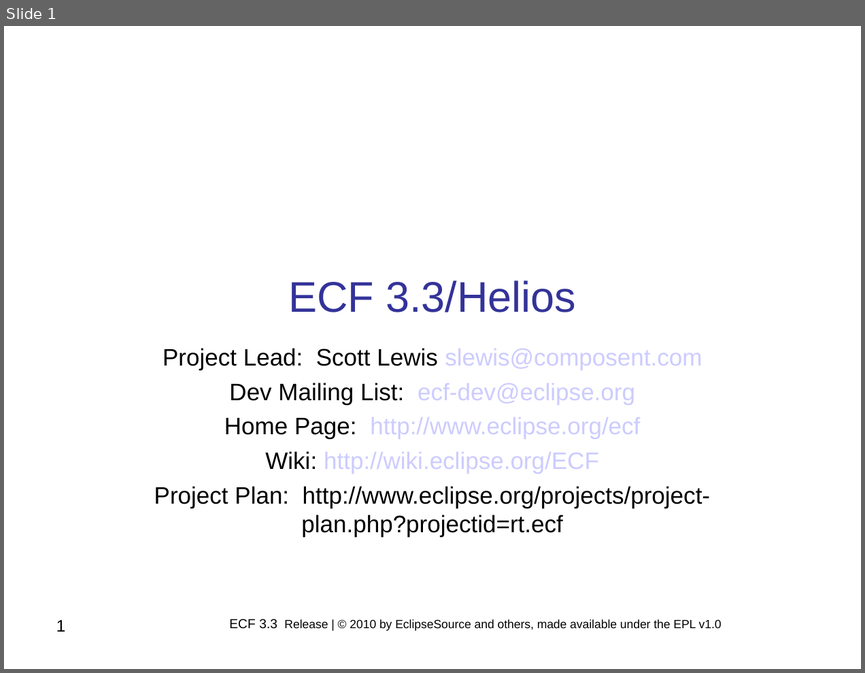
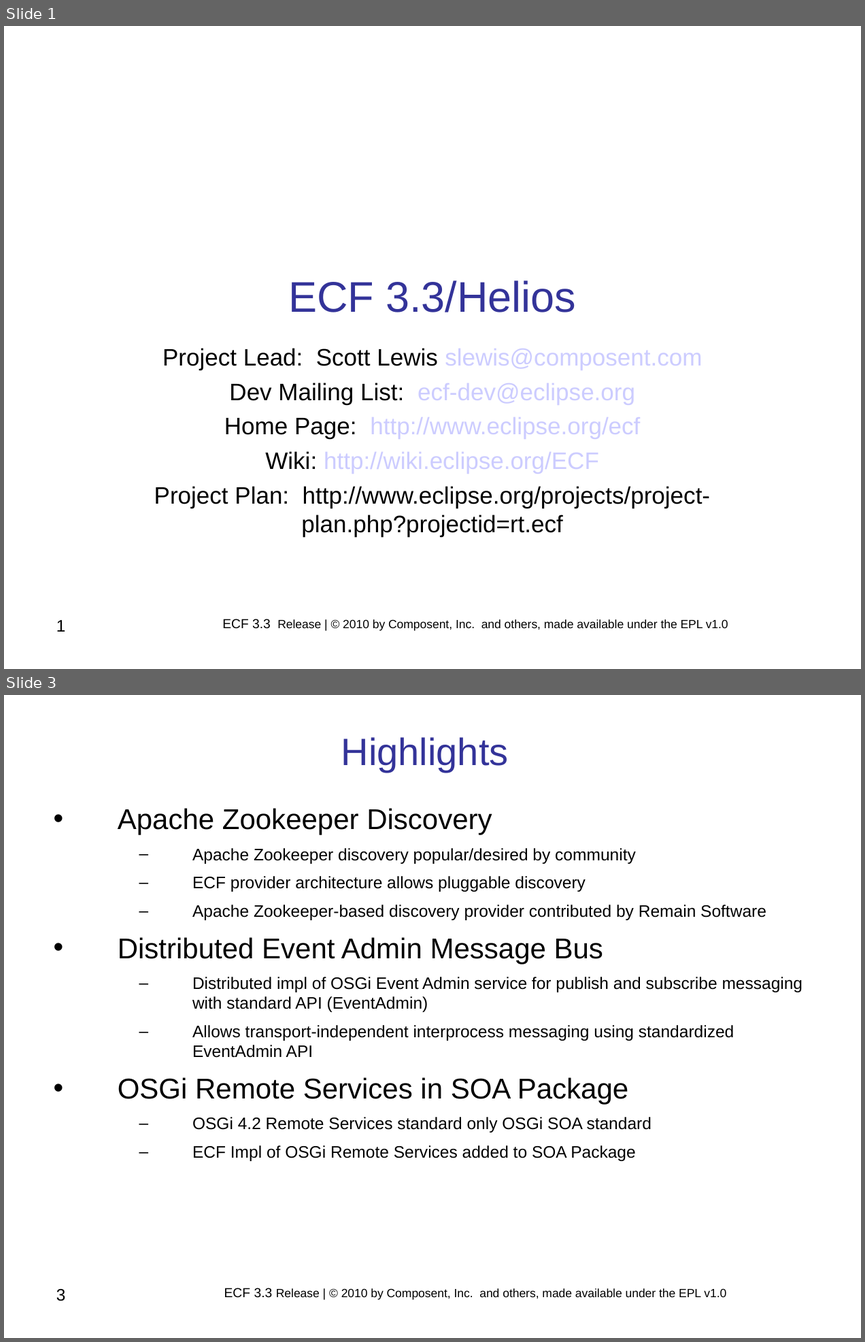
Before and after one commit to eclipse/ecf-website, a slide deck: reviews/ECF_Project_3.3_Release_Review.ppt. Shown one above the other, each under a label of ours: slide 1 before the commit, slides 1 and 3 after it; the slides between them are not shown. The pictures are 865x673 and 865x1342 pixels, drawn with LibreOffice and Linux fonts; fonts in the diff are those of the drawing; background and template pictures are left out. Boxes give left, top, right and bottom in pixels: in the first picture for what was removed or moved away, otherwise in the second. Text is boxed around its words. In the diff, an @@ line names an element or a change of style, - is before the commit and + after.

Commit message:
New ECF 3.3. release materials

```diff
--- a/reviews/ECF_Project_3.3_Release_Review.ppt
+++ b/reviews/ECF_Project_3.3_Release_Review.ppt
@@ slide 3 added at (4,695,861,1338), background #FFFFFF @@
@@ title added at (341,737,509,773), 32 pt, text #333399 @@
+Highlights
@@ text added at (118,808,803,1161), 14 pt, text #000000 @@
+• Apache Zookeeper Discovery
+  – Apache Zookeeper discovery popular/desired by community
+  – ECF provider architecture allows pluggable discovery
+  – Apache Zookeeper-based discovery provider contributed by Remain Software
+• Distributed Event Admin Message Bus
+  – Distributed impl of OSGi Event Admin service for publish and subscribe messaging with standard API (EventAdmin)
+  – Allows transport-independent interprocess messaging using standardized EventAdmin API
+• OSGi Remote Services in SOA Package
+  – OSGi 4.2 Remote Services standard only OSGi SOA standard
+  – ECF Impl of OSGi Remote Services added to SOA Package
@@ page number added at (56,1289,66,1301), 14 pt, text #000000 @@
+3
@@ text added at (224,1287,726,1300), 10 pt, text #000000 @@
+ECF 3.3 Release | © 2010 by Composent, Inc. and others, made available under the EPL v1.0
@@ slide 1 changed as well @@
@@ text at (222,618,728,631): text changed @@
-ECF 3.3 Release | © 2010 by EclipseSource and others, made available under the EPL v1.0
+ECF 3.3 Release | © 2010 by Composent, Inc. and others, made available under the EPL v1.0
```
Also in this commit, not shown: 4 other slides changed, 8 other slides added, 3 slides removed, 3 other files.
